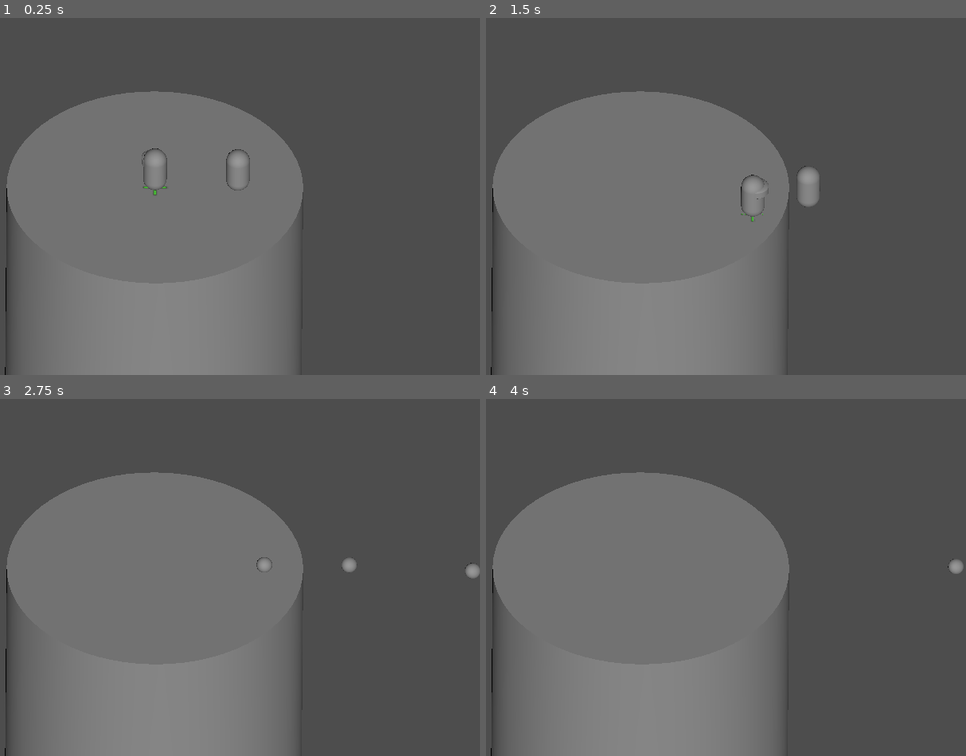
Above: before the commit, frames 1-4 (two rows, left to right).
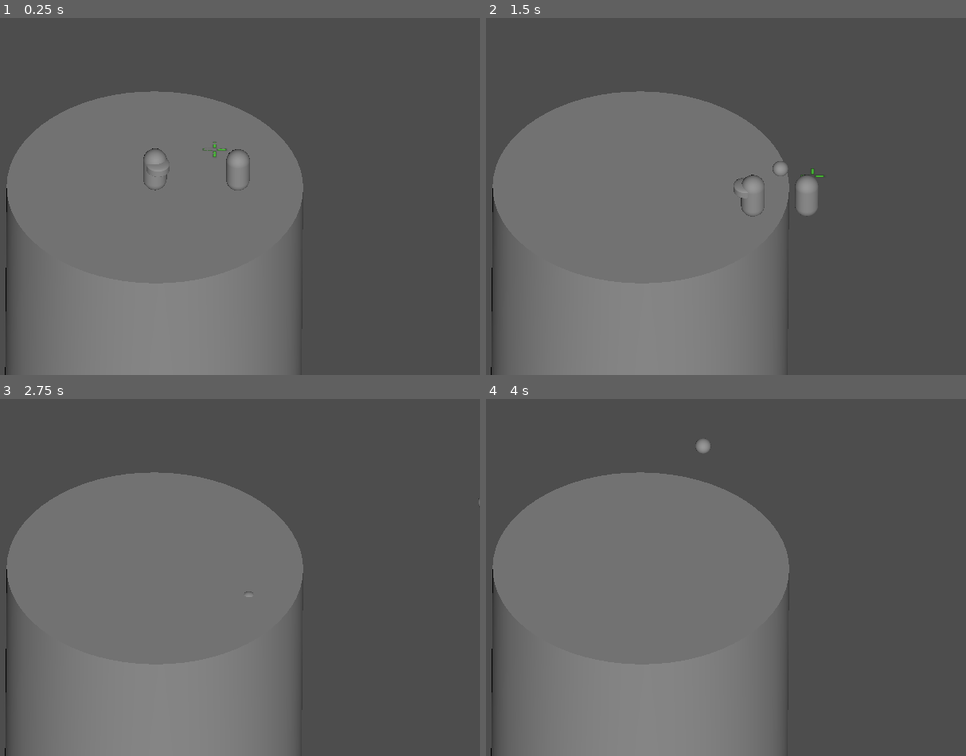
Above: after the commit, the same moments.

Repository: princess-mikus/GlobalGameJam-2025
Game: Godot game, scene res://scenes/coliseum.tscn
Same seed, same stepped clock (60 frames per second), same inputs: the game is played once before the commit and once after it.
Inputs (mouse positions are in pixels of both pictures, inside the frame that each line leads up to):
- Up to frame 1 (0.25 s): no input
- Up to frame 2 (1.5 s): move the mouse to (788, 178) at 0.52 s; press the mouse at (788, 178) at 0.53 s; hold Right (ui_right) 0.53-1.28 s; move the mouse to (519, 214) at 1.27 s; release the mouse at (519, 214) at 1.28 s; hold Down (ui_down) from 1.28 s (still down); click (519, 214) at 1.35 s
- Up to frame 3 (2.75 s): move the mouse to (225, 498) at 2.02 s; release Down (ui_down) at 2.03 s; press the mouse at (225, 498) at 2.03 s; hold Right (ui_right) from 2.03 s (still down)
- Up to frame 4 (4 s): move the mouse to (615, 648) at 2.77 s; release Right (ui_right) at 2.78 s; release the mouse at (615, 648) at 2.78 s; hold Up (ui_up) 2.78-3.53 s; click (615, 648) at 2.85 s; move the mouse to (836, 631) at 3.52 s; press the mouse at (836, 631) at 3.53 s; hold Left (ui_left) from 3.53 s (still down)

The runs differ from the first frame. In frame 1, 0.1% of the frame differs, in the area x 29-48%, y 34-50%; in frame 2, 0.4%, in the area x 51-71%, y 40-58%; in frame 3, 0.2%; in frame 4, 0.2%.

Commit message:
Directional shooting

Diff:
--- a/scenes/bubble.tscn
+++ b/scenes/bubble.tscn
@@ -8,6 +8,7 @@
 
 [node name="Bubble" type="RigidBody3D"]
 collision_layer = 2
+collision_mask = 2
 gravity_scale = 0.0
 contact_monitor = true
 max_contacts_reported = 10
@@ -15,6 +16,7 @@
 
 [node name="MeshInstance3D" type="MeshInstance3D" parent="."]
 transform = Transform3D(0.08, 0, 0, 0, 0.08, 0, 0, 0, 0.08, 0, 0, 0)
+layers = 2
 mesh = SubResource("SphereMesh_1je0n")
 
 [node name="CollisionShape3D" type="CollisionShape3D" parent="."]
--- a/scenes/player.tscn
+++ b/scenes/player.tscn
@@ -13,12 +13,6 @@
 
 [node name="MeshInstance3D" type="MeshInstance3D" parent="."]
 transform = Transform3D(1, 0, 0, 0, 1, 0, 0, 0, 1, 0, 1.00299, 0)
-visible = false
-mesh = SubResource("CapsuleMesh_8hdl7")
-skeleton = NodePath("../..")
-
-[node name="MeshInstance3D" type="MeshInstance3D" parent="MeshInstance3D"]
-transform = Transform3D(1, 0, 0, 0, 0.270233, 0, 0, 0, 1, 0.733709, 0.407408, 0)
 mesh = SubResource("CapsuleMesh_8hdl7")
 skeleton = NodePath("../..")
 
@@ -29,15 +23,11 @@
 [node name="Pivot" type="Node3D" parent="."]
 
 [node name="MeshInstance3D" type="MeshInstance3D" parent="Pivot"]
-transform = Transform3D(1, 0, 0, 0, 1, 0, 0, 0, 1, 0, 1.00299, 0)
-mesh = SubResource("CapsuleMesh_8hdl7")
-skeleton = NodePath("../..")
-
-[node name="MeshInstance3D" type="MeshInstance3D" parent="Pivot/MeshInstance3D"]
-transform = Transform3D(1, 0, 0, 0, 0.270233, 0, 0, 0, 1, 0, 0.407, 0.168171)
+transform = Transform3D(1, 0, 0, 0, 0.270233, 0, 0, 0, 1, 0.0284303, 1.4104, -0.318618)
 mesh = SubResource("CapsuleMesh_8hdl7")
 skeleton = NodePath("../..")
 
 [node name="Crosshair" type="Sprite3D" parent="."]
 transform = Transform3D(1, 0, 0, 0, -4.37114e-08, 1, 0, -1, -4.37114e-08, 0, 0, 0)
+centered = false
 texture = ExtResource("2_3mxbu")
--- a/scripts/bubble.gd
+++ b/scripts/bubble.gd
@@ -1,6 +1,7 @@
 extends RigidBody3D
 
-var speed = 50
+const speed = 50
+
 var direction = Vector3.ZERO
 
 # Called every frame. 'delta' is the elapsed time since the previous frame.
--- a/scripts/enemy.gd
+++ b/scripts/enemy.gd
@@ -3,10 +3,12 @@
 @onready var player = $"../Player"
 @onready var timer = $Timer
 
-var moveSpeed = 20
-var maxKnockbackSpeed = 60
-var timeKnockback = 1
-var fallSpeed = 100
+@onready var mesh = $MeshInstance3D
+
+const moveSpeed = 20
+const maxKnockbackSpeed = 60
+const timeKnockback = 1
+const fallSpeed = 100
 
 var dead = false
 var knockbackSpeed = 0
--- a/scripts/player.gd
+++ b/scripts/player.gd
@@ -1,18 +1,28 @@
 extends CharacterBody3D
 
 const SPEED = 1.0
+const maxCoolDown = 0.25
 
 @onready var bubble_scene = preload("res://scenes/bubble.tscn")
 @onready var parent = $".."
+@onready var pivot = $Pivot
+
+var coolDown = 0
 
 func _input(event):
-	if Input.is_action_pressed("shoot"):
+	print(coolDown)
+	if Input.is_action_pressed("shoot") and coolDown <= 0:
+		coolDown = maxCoolDown
 		var bubble = bubble_scene.instantiate()
-		bubble.transform.origin = global_position
-		bubble.direction = Vector3(1,0,0)
+		bubble.transform.origin = global_position + Vector3(0,0.08,0)
+		bubble.direction = pivot.get_global_transform().basis * Vector3(0,0,-1)
 		parent.add_child(bubble)
 
 func _physics_process(delta: float) -> void:
+
+	if coolDown > 0:
+		coolDown = coolDown-(1.0/60)
+
 	# Add the gravity.
 	if not is_on_floor():
 		velocity += get_gravity() * delta
